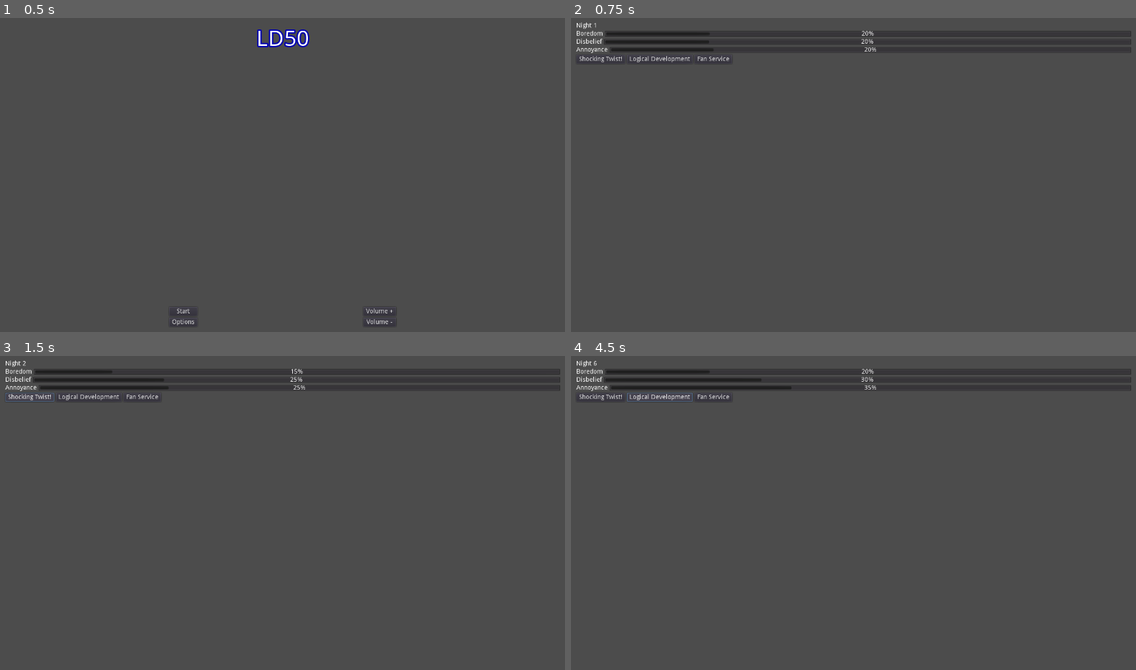
Above: before the commit, frames 1-4 (two rows, left to right).
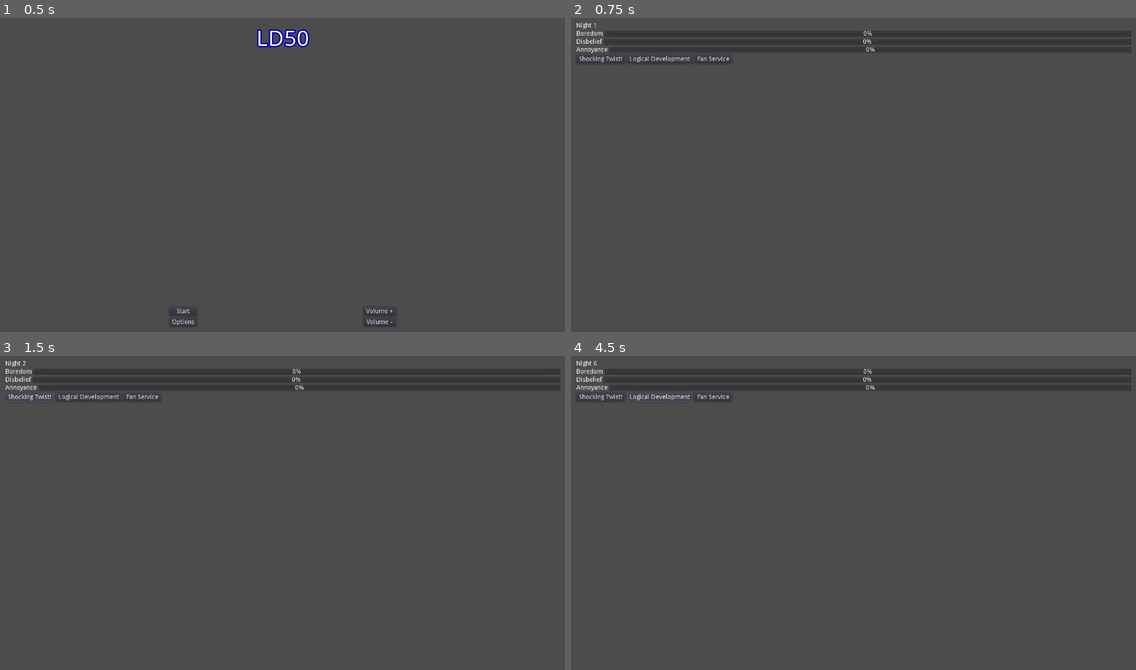
Above: after the commit, the same moments.

Repository: alpacanumerals/LD50
Game: Godot game, scene res://TitleScreen.tscn
Same seed, same stepped clock (60 frames per second), same inputs: the game is played once before the commit and once after it.
Inputs:
- Up to frame 1 (0.5 s): no input
- Up to frame 2 (0.75 s): click "Start" at 0.5 s
- Up to frame 3 (1.5 s): click "Shocking Twist!" at 1.25 s
- Up to frame 4 (4.5 s): click "Logical Development" at 2 s; click "Fan Service" at 2.75 s; click "Shocking Twist!" at 3.5 s; click "Logical Development" at 4.25 s

Frame 1 is identical in both runs. In frame 2, 0.4% of the frame differs, in the area x 6-54%, y 4-11%; in frame 3, 0.4%; in frame 4, 0.6%.
Error after the commit: Invalid call. Nonexistent function 'set' in base 'Dictionary'. (res://autoload/story.gd:28)

Commit message:
new backend with memory

Diff:
--- a/autoload/story.gd
+++ b/autoload/story.gd
@@ -9,34 +9,30 @@
 const disbelief_threshold: int = 100
 const annoyance_threshold: int = 100
 
+var memory = {}
+
 # Called when the node enters the scene tree for the first time.
 func _ready():
     pass # Replace with function body.
 
 func initialise():
     night = 1
-    disbelief = 20
-    boredom = 20
-    annoyance = 20
+    memory = {}
 
-func tell_story(boredom_effect, disbelief_effect, annoyance_effect):
-    boredom += boredom_effect
-    disbelief += disbelief_effect
-    annoyance += annoyance_effect
+func tell_story(subject_id, verb_id, object_id):
     night += 1
 
-    bound_values()
+    var story_key = subject_id * 10000 + verb_id * 100 + object_id
+
+    var repeats = memory.get(story_key, 0)
+    memory.set(story_key, repeats+1)
+
+    # handle logic based on repeats
+
+    # handle logic based on story content
 
     if (threshold_exceeded()):
         Switcher.switch_scene("res://TitleScreen.tscn")
 
 func threshold_exceeded():
     return boredom > boredom_threshold || disbelief > disbelief_threshold || annoyance > annoyance_threshold
-
-func bound_values():
-    if (boredom < 0):
-        boredom = 0
-    if (disbelief < 0):
-        disbelief = 0
-    if (annoyance < 0):
-        annoyance = 0
